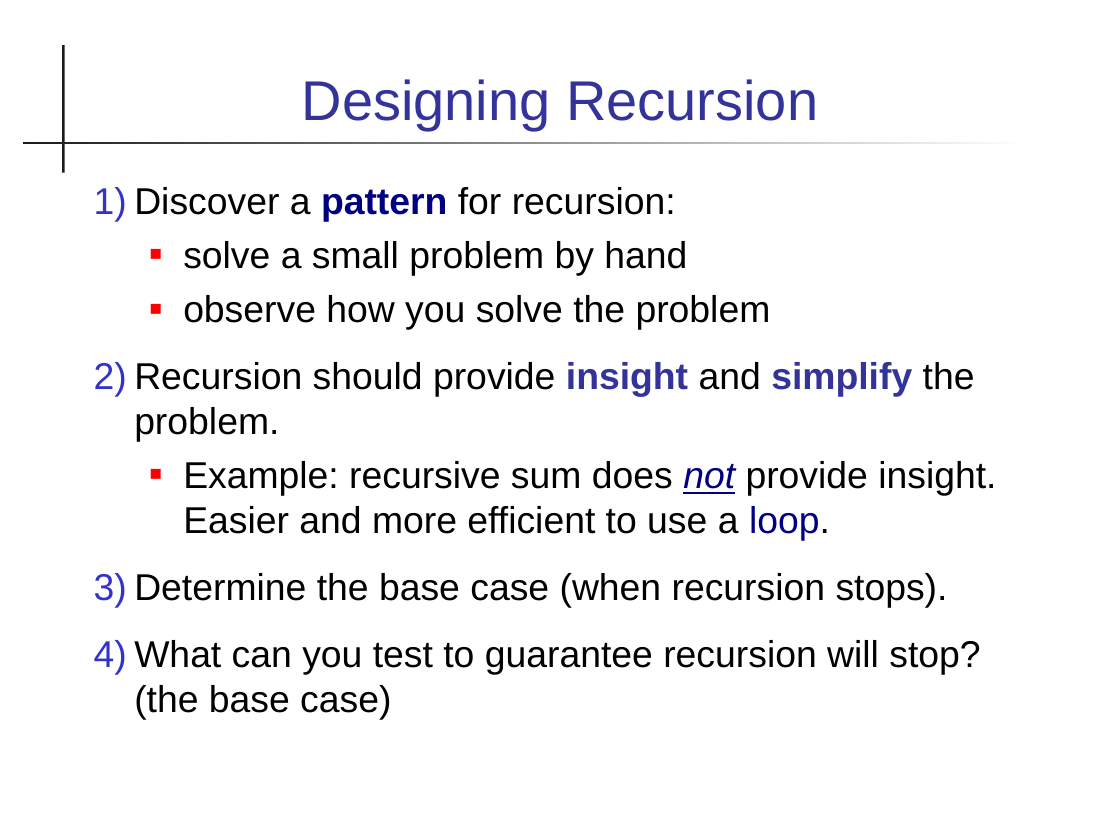
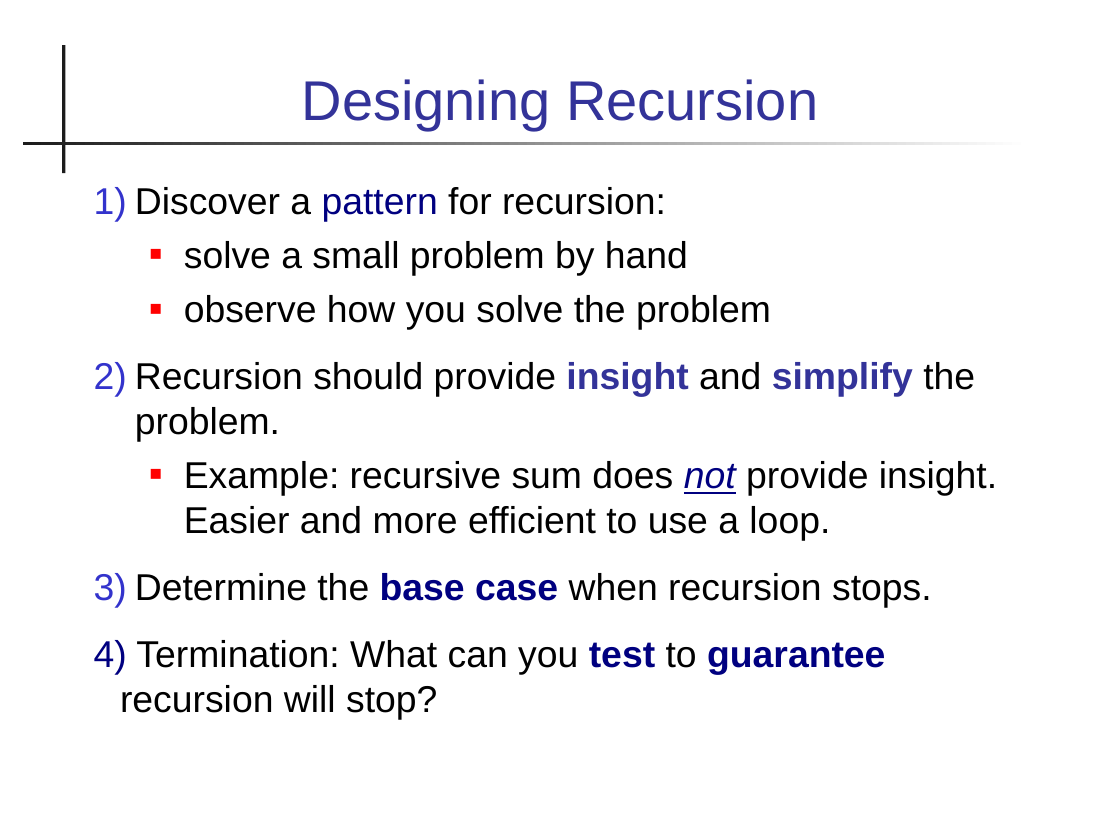
Before and after one commit to skeoop/skeoop.github.io, a slide deck: slide 10 of recursion/Recursion.ppt. Drawn at 1120x840 pixels with LibreOffice and Linux fonts; fonts in the diff are those of the drawing. Boxes give left, top, right and bottom in pixels: in the first picture for what was removed or moved away, otherwise in the second. Text is boxed around its words. In the diff, an @@ line names an element or a change of style, - is before the commit and + after.

Commit message:
add Lab10 and Recursion slides

```diff
--- a/recursion/Recursion.ppt
+++ b/recursion/Recursion.ppt
@@ text at (x1=135, y1=187, x2=997, y2=541): bold off in "pattern"; text colour #000080 to #000000 in "loop."; indent changed @@
@@ text at (x1=120, y1=573, x2=932, y2=720): text changed @@
-3) Determine the base case (when recursion stops).
-4) What can you test to guarantee recursion will stop? (the base case)
+3) Determine the base case when recursion stops.
+4) Termination: What can you test to guarantee recursion will stop?
```
Also in this commit, not shown: 27 other slides changed, 1 slide added, 1 slide removed, 3 other files.
